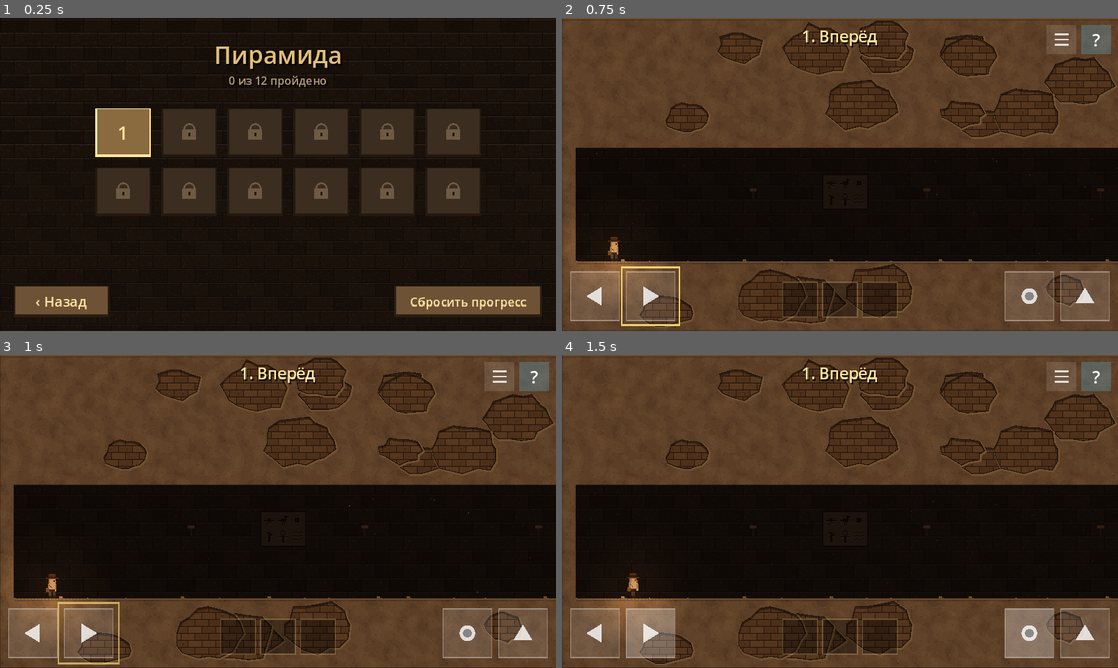
Above: before the commit, frames 1-4 (two rows, left to right).
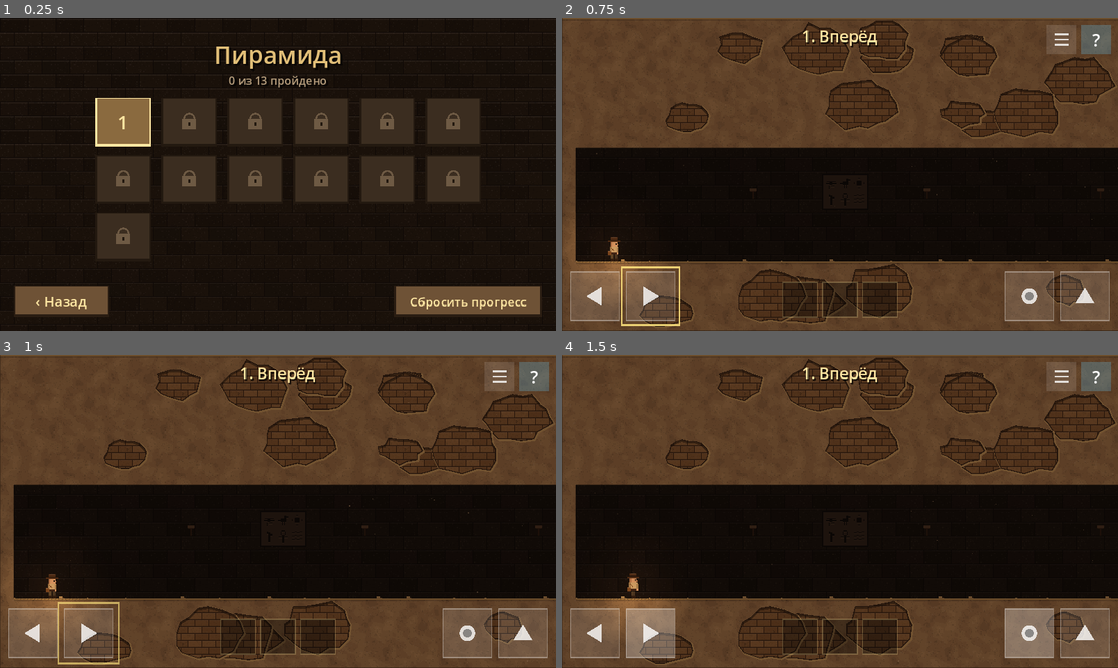
Above: after the commit, the same moments.

Repository: mrvadimjuravlev/mygame
Game: Godot game, scene res://ui/menu.tscn
Two runs of this game, one before a commit and one after it. Both use one fixed random seed, a clock stepped at 60 frames per second and the inputs below. This scene is started directly instead of the project's main scene.
Inputs (mouse positions are in pixels of both pictures, inside the frame that each line leads up to):
- Up to frame 1 (0.25 s): no input
- Up to frame 2 (0.75 s): click "1" at 0.5 s
- Up to frame 3 (1 s): no input
- Up to frame 4 (1.5 s): tap Enter at 1.25 s; move the mouse to (962, 495) at 1.27 s; hold Right (move_right) from 1.28 s (still down); hold E (action) from 1.28 s (still down); click (962, 495) at 1.42 s

The runs differ from the first frame. In frame 1, 9.9% of the frame differs, in the area x 17-87%, y 18-77%; in frame 2, nothing differs; in frame 3, nothing differs; in frame 4, nothing differs.

Commit message:
Level 13 "Blood, sky, grass": four colored floor plates pressed in order
Co-Authored-By: Claude Opus 5.5 (1M context) <noreply@anthropic.com>
Claude-Session: https://claude.ai/code/session_01Grf5WdcuQYwuX1MMBXvSiC

Diff:
--- /dev/null
+++ b/levels/level_13.tscn
@@ -0,0 +1,108 @@
+[gd_scene load_steps=9 format=3]
+
+[ext_resource type="Script" path="res://scripts/level.gd" id="1_8f3ca"]
+[ext_resource type="Script" path="res://scripts/solid.gd" id="2_jsvri"]
+[ext_resource type="Script" path="res://scripts/exit_door.gd" id="3_r7ed3"]
+[ext_resource type="Script" path="res://scripts/plate_sequence.gd" id="4_dm1s7"]
+[ext_resource type="Script" path="res://scripts/color_plate.gd" id="5_ebayn"]
+[ext_resource type="Script" path="res://scripts/torch.gd" id="6_xq4n7"]
+[ext_resource type="Script" path="res://scripts/glyphs.gd" id="7_kjobq"]
+[ext_resource type="Script" path="res://scripts/hero.gd" id="8_fo6ah"]
+
+[node name="Level13" type="Node2D"]
+script = ExtResource("1_8f3ca")
+level_number = 13
+slogan = "Кровь, небо, трава"
+hints = PackedStringArray("Название зоны — это порядок.", "Кровь — красная, небо — синее, трава — зелёная. Жёлтая плита лишняя.", "Встань на красную, потом на синюю, потом на зелёную. Через остальные перепрыгивай: наступишь не на ту — всё сначала.")
+tutorial_button = ""
+level_width = 640.0
+level_height = 360.0
+fall_limit = 420.0
+restart_on_fall = false
+wrap_horizontal = false
+dark = true
+dust = true
+
+[node name="Back" type="Polygon2D" parent="."]
+color = Color(0.164706, 0.121569, 0.0901961, 1)
+polygon = PackedVector2Array(0, 0, 640, 0, 640, 360, 0, 360)
+
+[node name="Solid1" type="StaticBody2D" parent="."]
+script = ExtResource("2_jsvri")
+polygon = PackedVector2Array(0, 280, 640, 280, 640, 360, 0, 360)
+color = Color(0.541176, 0.415686, 0.262745, 1)
+
+[node name="Solid2" type="StaticBody2D" parent="."]
+script = ExtResource("2_jsvri")
+polygon = PackedVector2Array(0, 0, 640, 0, 640, 60, 0, 60)
+color = Color(0.541176, 0.415686, 0.262745, 1)
+
+[node name="Solid3" type="StaticBody2D" parent="."]
+script = ExtResource("2_jsvri")
+polygon = PackedVector2Array(0, 0, 16, 0, 16, 360, 0, 360)
+color = Color(0.541176, 0.415686, 0.262745, 1)
+
+[node name="Solid4" type="StaticBody2D" parent="."]
+script = ExtResource("2_jsvri")
+polygon = PackedVector2Array(624, 0, 640, 0, 640, 360, 624, 360)
+color = Color(0.541176, 0.415686, 0.262745, 1)
+
+[node name="Exit" type="Area2D" parent="."]
+position = Vector2(580, 280)
+script = ExtResource("3_r7ed3")
+start_open = false
+needs_key = false
+upside_down = false
+
+[node name="Plates" type="Node2D" parent="."]
+position = Vector2(320, 150)
+script = ExtResource("4_dm1s7")
+order = PackedStringArray("red", "blue", "green")
+targets = Array[NodePath]([NodePath("../Exit")])
+effect = &"activate"
+
+[node name="Plate_green" type="Area2D" parent="Plates"]
+position = Vector2(-160, 130)
+script = ExtResource("5_ebayn")
+color_name = "green"
+
+[node name="Plate_yellow" type="Area2D" parent="Plates"]
+position = Vector2(-70, 130)
+script = ExtResource("5_ebayn")
+color_name = "yellow"
+
+[node name="Plate_blue" type="Area2D" parent="Plates"]
+position = Vector2(20, 130)
+script = ExtResource("5_ebayn")
+color_name = "blue"
+
+[node name="Plate_red" type="Area2D" parent="Plates"]
+position = Vector2(110, 130)
+script = ExtResource("5_ebayn")
+color_name = "red"
+
+[node name="Torch90_200" type="Area2D" parent="."]
+position = Vector2(90, 200)
+script = ExtResource("6_xq4n7")
+start_lit = true
+
+[node name="Torch550_200" type="Area2D" parent="."]
+position = Vector2(550, 200)
+script = ExtResource("6_xq4n7")
+start_lit = true
+
+[node name="Glyphs1" type="Node2D" parent="."]
+position = Vector2(200, 100)
+script = ExtResource("7_kjobq")
+columns = 3
+signs = PackedStringArray("eye", "sun", "wave", "reed", "bird", "ankh")
+
+[node name="Glyphs2" type="Node2D" parent="."]
+position = Vector2(400, 100)
+script = ExtResource("7_kjobq")
+columns = 2
+signs = PackedStringArray("sun", "wave", "reed", "eye")
+
+[node name="Hero" type="CharacterBody2D" parent="."]
+position = Vector2(60, 280)
+script = ExtResource("8_fo6ah")
--- /dev/null
+++ b/scripts/color_plate.gd
@@ -0,0 +1,78 @@
+@tool
+extends Area2D
+## Цветная каменная плита в полу. Проседает, когда герой встаёт на неё, и сообщает об этом
+## головоломке PlateSequence. Сама ничего не открывает. Начало координат — уровень пола.
+
+signal stepped(plate: Node)
+
+const COLORS := {
+	"red": Color("d9534f"),
+	"blue": Color("4a90d9"),
+	"green": Color("5cb85c"),
+	"yellow": Color("e8c547"),
+}
+
+@export_enum("red", "blue", "green", "yellow") var color_name := "red":
+	set(value):
+		color_name = value
+		queue_redraw()
+
+var pressed := false
+var _occupied := false
+var _glow: PointLight2D
+
+
+func _ready() -> void:
+	if Engine.is_editor_hint():
+		return
+	var shape := CollisionShape2D.new()
+	var rect := RectangleShape2D.new()
+	rect.size = Vector2(36, 26)
+	shape.shape = rect
+	shape.position = Vector2(0, -13)
+	add_child(shape)
+	# Слабое цветное свечение, чтобы плиту было видно в полумраке.
+	_glow = PointLight2D.new()
+	_glow.texture = preload("res://scripts/art.gd").light_texture()
+	_glow.texture_scale = 0.18
+	_glow.energy = 0.9
+	_glow.color = COLORS[color_name]
+	_glow.position = Vector2(0, -4)
+	add_child(_glow)
+
+
+func _physics_process(_delta: float) -> void:
+	if Engine.is_editor_hint():
+		return
+	var on := false
+	for body in get_overlapping_bodies():
+		if body.is_in_group("hero") and body.is_on_floor() and absf(body.global_position.x - global_position.x) < 16.0:
+			on = true
+	# Срабатывает в момент, когда герой встал; стоять дальше — не повторное нажатие.
+	if on and not _occupied:
+		stepped.emit(self)
+	_occupied = on
+
+
+func set_pressed(value: bool) -> void:
+	pressed = value
+	if _glow:
+		_glow.energy = 0.25 if value else 0.9
+	queue_redraw()
+
+
+func _draw() -> void:
+	var c: Color = COLORS[color_name]
+	# Паз в полу и каменная рамка плиты.
+	draw_rect(Rect2(-19, 0, 38, 2), Color("1a120c"))
+	var h := 1.0 if pressed else 5.0
+	var top := -h + 1.0
+	draw_rect(Rect2(-18, top, 36, h + 1.0), Color("6e5236") if pressed else Color("8a6e4c"))
+	draw_rect(Rect2(-18, top, 1, h + 1.0), Color("5a4229"))
+	draw_rect(Rect2(17, top, 1, h + 1.0), Color("4a3524"))
+	# Цветная вставка во всю плиту: у нажатой тускнеет.
+	var face := c.darkened(0.55) if pressed else c
+	draw_rect(Rect2(-15, top, 30, h), face)
+	if not pressed:
+		draw_rect(Rect2(-15, top, 30, 1), c.lightened(0.4))
+		draw_rect(Rect2(-15, top + h - 1, 30, 1), c.darkened(0.3))
--- a/scripts/game.gd
+++ b/scripts/game.gd
@@ -16,6 +16,7 @@
 	"res://levels/level_10.tscn",
 	"res://levels/level_11.tscn",
 	"res://levels/level_12.tscn",
+	"res://levels/level_13.tscn",
 ]
 const FINISH_SCENE := "res://ui/finish.tscn"
 const MENU_SCENE := "res://ui/menu.tscn"
--- /dev/null
+++ b/scripts/plate_sequence.gd
@@ -0,0 +1,67 @@
+@tool
+extends Node2D
+## Головоломка «плиты по порядку». Слушает дочерние цветные плиты.
+## Верный порядок — эффект у целей (по умолчанию activate), неверная плита — все плиты поднимаются.
+## Табличка на стене показывает, сколько плит уже нажато верно. Начало координат — центр таблички.
+
+@export var order := PackedStringArray(["red", "blue", "green"])
+@export var targets: Array[NodePath] = []
+@export var effect: StringName = &"activate"
+
+var solved := false
+var _progress := 0
+var _flash := 0.0
+
+
+func _ready() -> void:
+	if Engine.is_editor_hint():
+		return
+	for plate in _plates():
+		plate.stepped.connect(_on_stepped)
+
+
+func _plates() -> Array:
+	return get_children().filter(func(n: Node) -> bool: return n.has_signal("stepped"))
+
+
+func _on_stepped(plate: Node) -> void:
+	if solved or plate.pressed:
+		return
+	if plate.color_name == order[_progress]:
+		plate.set_pressed(true)
+		_progress += 1
+		Sfx.play("lever", 0.0, 0.9 + 0.15 * _progress)
+		if _progress == order.size():
+			solved = true
+			Game.fire(self, targets, effect)
+	else:
+		# Ошибка: плита щёлкает и всё сбрасывается.
+		_progress = 0
+		_flash = 1.0
+		Sfx.play("flee", 0.0, 0.6)
+		for p in _plates():
+			p.set_pressed(false)
+	queue_redraw()
+
+
+func _process(delta: float) -> void:
+	if _flash > 0.0:
+		_flash = maxf(0.0, _flash - delta * 2.0)
+		queue_redraw()
+
+
+func _draw() -> void:
+	# Каменная табличка с гнёздами: загорается по гнезду на каждую верную плиту.
+	var w := order.size() * 22.0 + 8.0
+	var panel := Rect2(-w / 2, -14, w, 28)
+	draw_rect(panel, Color("3b2d20"))
+	draw_rect(panel, Color("17110c"), false, 1.0)
+	for i in order.size():
+		var c := Vector2(-w / 2 + 15 + i * 22, 0)
+		draw_circle(c, 7.0, Color("17110c"))
+		if i < _progress or solved:
+			var col: Color = preload("res://scripts/color_plate.gd").COLORS[order[i]]
+			draw_circle(c, 6.0, col)
+			draw_circle(c + Vector2(-2, -2), 2.0, col.lightened(0.5))
+	if _flash > 0.0:
+		draw_rect(panel.grow(2), Color(0.85, 0.3, 0.25, _flash), false, 2.0)
--- a/tools/autoplay.gd
+++ b/tools/autoplay.gd
@@ -12,7 +12,7 @@
 func _run() -> void:
 	change_scene_to_file("res://levels/level_01.tscn")
 	await _frames(5)
-	var solvers := [_solve_01, _solve_02, _solve_03, _solve_04, _solve_05, _solve_06, _solve_07, _solve_08, _solve_09, _solve_10, _solve_11, _solve_12]
+	var solvers := [_solve_01, _solve_02, _solve_03, _solve_04, _solve_05, _solve_06, _solve_07, _solve_08, _solve_09, _solve_10, _solve_11, _solve_12, _solve_13]
 	for i in solvers.size():
 		# Ждём, пока нужный уровень действительно загрузится.
 		var expected: String = "res://levels/level_%02d.tscn" % (i + 1)
@@ -247,6 +247,32 @@
 	await _frames(5)
 
 
+func _solve_13() -> void:
+	var seq := current_scene.get_node("Plates")
+	await _walk_to(200.0)  # по пути наступил на зелёную — не та, сброс
+	print("  зелёная первой: нажато ", seq._progress, ", решено ", seq.solved)
+	await _hop("move_right")  # через жёлтую
+	await _hop("move_right")  # через синюю
+	await _walk_to(430.0)  # красная
+	await _walk_to(340.0)  # синяя
+	await _walk_to(290.0)
+	await _hop("move_left")  # через жёлтую
+	await _walk_to(160.0)  # зелёная
+	print("  порядок красная, синяя, зелёная: решено ", seq.solved)
+	await _walk_to(580.0)
+
+
+func _hop(action: String) -> void:
+	Input.action_press(action)
+	Input.action_press("jump")
+	await _frames(3)
+	Input.action_release("jump")
+	await _frames(5)
+	await _until(func() -> bool: return _hero().is_on_floor())
+	Input.action_release(action)
+	await _frames(5)
+
+
 # --- Помощники ------------------------------------------------------------
 
 func _walk_to(x: float) -> void:
--- a/tools/build_levels.gd
+++ b/tools/build_levels.gd
@@ -1,5 +1,5 @@
 extends SceneTree
-## Собирает сцены уровней 1–6 из описаний ниже и сохраняет их в res://levels/.
+## Собирает сцены уровней из описаний ниже и сохраняет их в res://levels/.
 ## Запуск: godot --headless --path . -s tools/build_levels.gd
 ## После сборки уровни можно править в редакторе Godot как обычные сцены.
 
@@ -23,6 +23,7 @@
 	_level_10()
 	_level_11()
 	_level_12()
+	_level_13()
 	print("Уровни собраны")
 	quit()
 
@@ -297,6 +298,32 @@
 	_save(12)
 
 
+func _level_13() -> void:
+	_begin(13, "Кровь, небо, трава", 640, "", ["Название зоны — это порядок.", "Кровь — красная, небо — синее, трава — зелёная. Жёлтая плита лишняя.", "Встань на красную, потом на синюю, потом на зелёную. Через остальные перепрыгивай: наступишь не на ту — всё сначала."])
+	_back(640)
+	_box(0, 280, 640, 360)       # пол
+	_box(0, 0, 640, 60)          # потолок
+	_box(0, 0, 16, 360)
+	_box(624, 0, 640, 360)
+	var exit := _exit(580, 280)
+	# Табличка над залом, под ней четыре плиты; по пути вправо первой встречается не та.
+	var seq := _add("Plates", Node2D.new(), "plate_sequence.gd", Vector2(320, 150))
+	seq.order = PackedStringArray(["red", "blue", "green"])
+	_link(seq, [exit])
+	var plates := [["green", 160.0], ["yellow", 250.0], ["blue", 340.0], ["red", 430.0]]
+	for p in plates:
+		var plate := Area2D.new()
+		plate.name = "Plate_" + p[0]
+		plate.set_script(load("res://scripts/color_plate.gd"))
+		plate.color_name = p[0]
+		plate.position = Vector2(p[1] - 320.0, 130.0)
+		seq.add_child(plate)
+		plate.owner = _root
+	_decor([[90, 200], [550, 200]], [[200, 100, 3, ["eye", "sun", "wave", "reed", "bird", "ankh"]], [400, 100, 2, ["sun", "wave", "reed", "eye"]]], true)
+	_hero(60, 280)
+	_save(13)
+
+
 # --- Помощники ------------------------------------------------------------
 
 ## Оформление пирамиды: полумрак, пыль, факелы и панели с иероглифами.
--- a/ui/finish.gd
+++ b/ui/finish.gd
@@ -5,7 +5,7 @@
 func _ready() -> void:
 	set_anchors_preset(Control.PRESET_FULL_RECT)
 	var label := Label.new()
-	label.text = "Прототип пройден!\nУровни 1–12 мира «Пирамида»"
+	label.text = "Прототип пройден!\nУровни 1–%d мира «Пирамида»" % Game.LEVELS.size()
 	label.horizontal_alignment = HORIZONTAL_ALIGNMENT_CENTER
 	label.size = Vector2(640, 80)
 	label.position = Vector2(0, 120)
--- a/ui/menu.gd
+++ b/ui/menu.gd
@@ -27,8 +27,8 @@
 	_grid = GridContainer.new()
 	_grid.columns = 6
 	_grid.add_theme_constant_override("h_separation", 12)
-	_grid.add_theme_constant_override("v_separation", 12)
-	_grid.position = Vector2(110, 104)
+	_grid.add_theme_constant_override("v_separation", 10)
+	_grid.position = Vector2(110, 92)
 	add_child(_grid)
 	_fill()
 	var back_button := Style.button("‹ Назад", Vector2(110, 36), 16)
Binary file added: docs/screenshots/level_13.png
Binary file added: docs/screenshots/level_13_progress.png
Not shown, changed: README.md
Not shown, changed: docs/levels-pyramid.md
